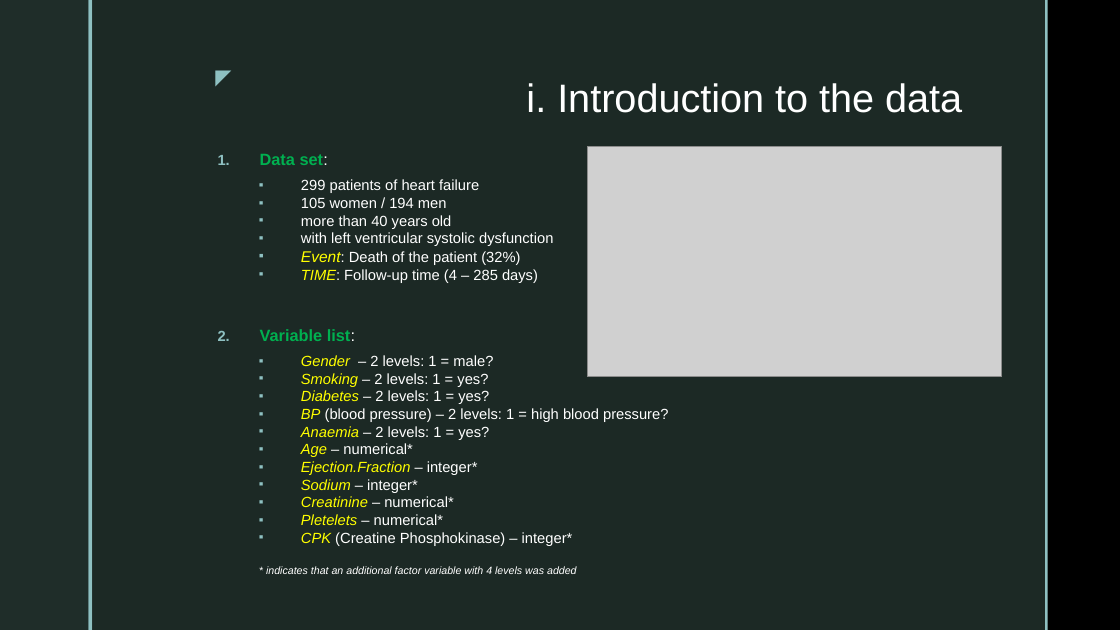
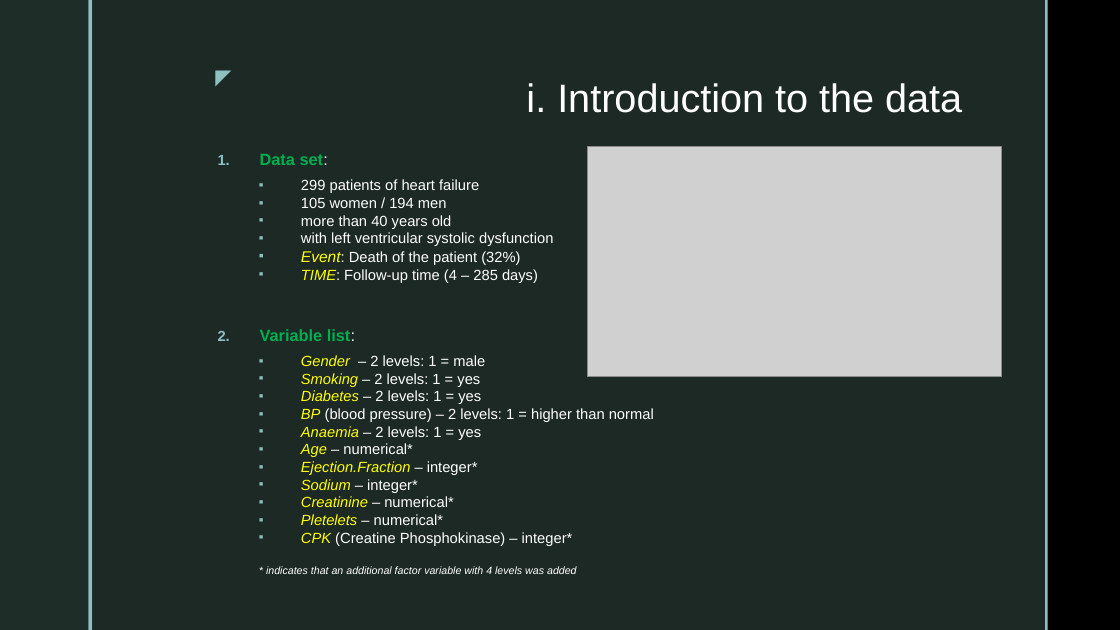
Before and after one commit to SebastianVeuskens/DSA-Project, a slide deck: slide 3 of presentation.pptx. Drawn at 1120x630 pixels with LibreOffice and Linux fonts; fonts in the diff are those of the drawing; grey boxes stand for pictures; background and template pictures are left out. Boxes give left, top, right and bottom in pixels: in the first picture for what was removed or moved away, otherwise in the second. Text is boxed around its words. In the diff, an @@ line names an element or a change of style, - is before the commit and + after.

```diff
--- a/presentation.pptx
+++ b/presentation.pptx
@@ text at (x1=301, y1=355, x2=654, y2=440): text changed @@
-  ▪ Gender – 2 levels: 1 = male?
-  ▪ Smoking – 2 levels: 1 = yes?
-  ▪ Diabetes – 2 levels: 1 = yes?
-  ▪ BP (blood pressure) – 2 levels: 1 = high blood pressure?
-  ▪ Anaemia – 2 levels: 1 = yes?
+  ▪ Gender – 2 levels: 1 = male
+  ▪ Smoking – 2 levels: 1 = yes
+  ▪ Diabetes – 2 levels: 1 = yes
+  ▪ BP (blood pressure) – 2 levels: 1 = higher than normal
+  ▪ Anaemia – 2 levels: 1 = yes
```
Also in this commit, not shown: 6 other slides changed, 4 slides added, 11 other files.
